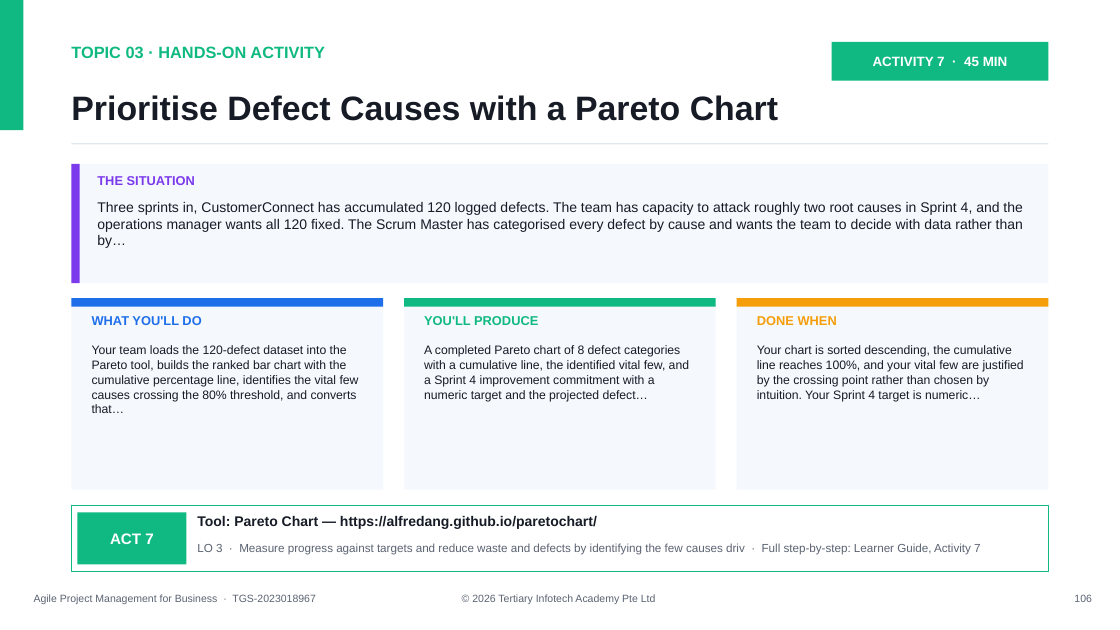
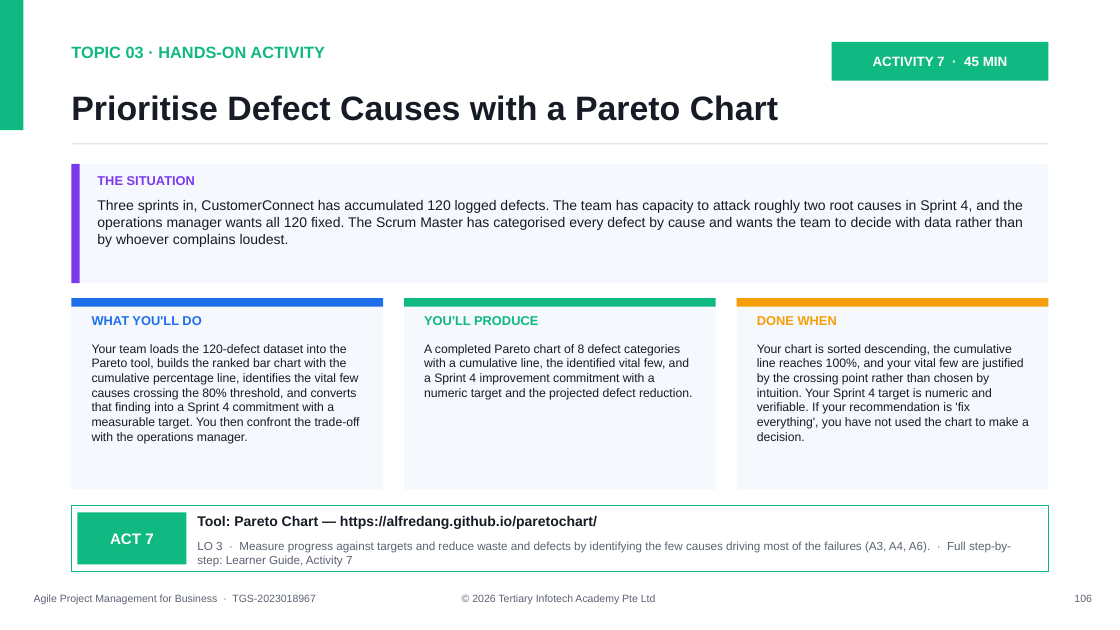
Before and after one commit to tertiarycourses/TGS-2023018967-Agile-Project-Management-for-Business, a slide deck: slide 106 of courseware/WSQ - Master Trainer Slides - Agile Project Management for Business - v9.0.pptx. Drawn at 1120x630 pixels with LibreOffice and Linux fonts; fonts in the diff are those of the drawing. Boxes give left, top, right and bottom in pixels: in the first picture for what was removed or moved away, otherwise in the second. Text is boxed around its words. In the diff, an @@ line names an element or a change of style, - is before the commit and + after.

```diff
--- a/courseware/WSQ - Master Trainer Slides - Agile Project Management for Business - v9.0.pptx
+++ b/courseware/WSQ - Master Trainer Slides - Agile Project Management for Business - v9.0.pptx
@@ text at (x1=97, y1=200, x2=1023, y2=247): text changed @@
-Three sprints in, CustomerConnect has accumulated 120 logged defects. The team has capacity to attack roughly two root causes in Sprint 4, and the operations manager wants all 120 fixed. The Scrum Master has categorised every defect by cause and wants the team to decide with data rather than by…
+Three sprints in, CustomerConnect has accumulated 120 logged defects. The team has capacity to attack roughly two root causes in Sprint 4, and the operations manager wants all 120 fixed. The Scrum Master has categorised every defect by cause and wants the team to decide with data rather than by whoever complains loudest.
@@ text at (x1=92, y1=344, x2=360, y2=444): text changed @@
-Your team loads the 120-defect dataset into the Pareto tool, builds the ranked bar chart with the cumulative percentage line, identifies the vital few causes crossing the 80% threshold, and converts that…
+Your team loads the 120-defect dataset into the Pareto tool, builds the ranked bar chart with the cumulative percentage line, identifies the vital few causes crossing the 80% threshold, and converts that finding into a Sprint 4 commitment with a measurable target. You then confront the trade-off with the operations manager.
@@ text at (x1=424, y1=344, x2=692, y2=400): text changed @@
-A completed Pareto chart of 8 defect categories with a cumulative line, the identified vital few, and a Sprint 4 improvement commitment with a numeric target and the projected defect…
+A completed Pareto chart of 8 defect categories with a cumulative line, the identified vital few, and a Sprint 4 improvement commitment with a numeric target and the projected defect reduction.
@@ text at (x1=757, y1=344, x2=1029, y2=441): text changed @@
-Your chart is sorted descending, the cumulative line reaches 100%, and your vital few are justified by the crossing point rather than chosen by intuition. Your Sprint 4 target is numeric…
+Your chart is sorted descending, the cumulative line reaches 100%, and your vital few are justified by the crossing point rather than chosen by intuition. Your Sprint 4 target is numeric and verifiable. If your recommendation is 'fix everything', you have not used the chart to make a decision.
@@ text at (x1=197, y1=541, x2=1011, y2=567): text changed @@
-LO 3 · Measure progress against targets and reduce waste and defects by identifying the few causes driv · Full step-by-step: Learner Guide, Activity 7
+LO 3 · Measure progress against targets and reduce waste and defects by identifying the few causes driving most of the failures (A3, A4, A6). · Full step-by-step: Learner Guide, Activity 7
```
Also in this commit, not shown: 27 other slides changed, 34 other files.
